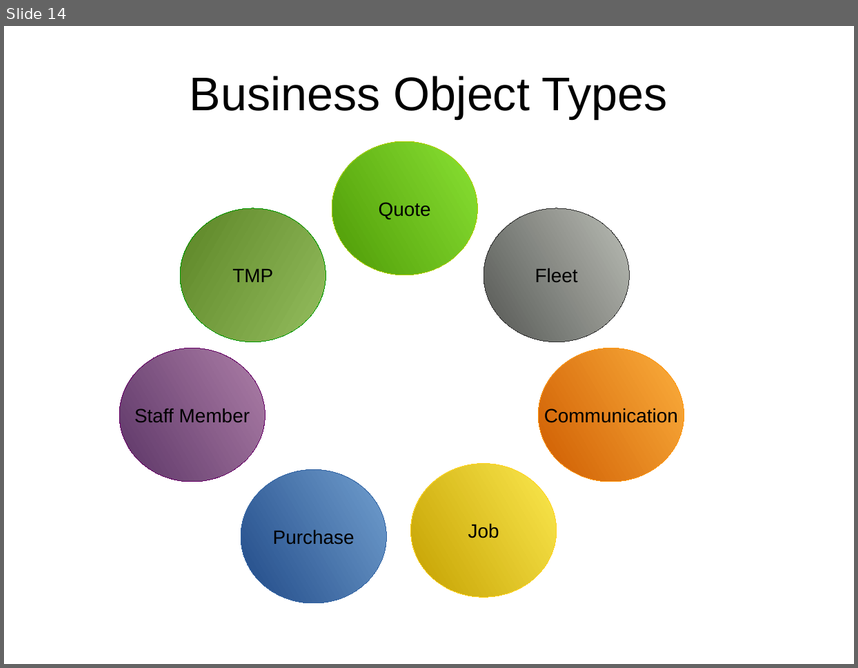
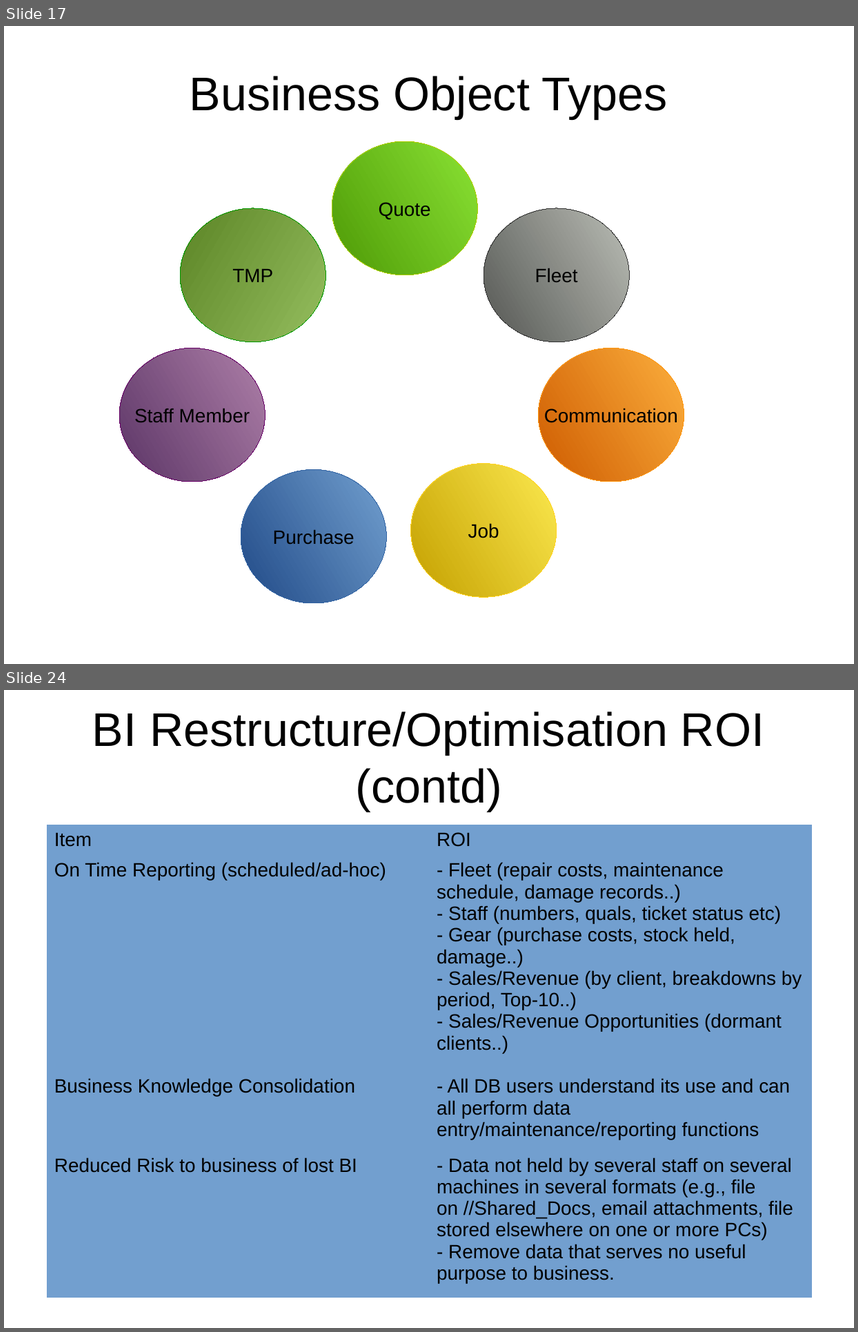
Before and after one commit to monkeysh1ne/TMNZ_Stuff, a slide deck: Workflows BP Models.odp. Shown one above the other, each under a label of ours: slide 14 before the commit, slides 17 and 24 after it; the slides between them are not shown. The pictures are 858x668 and 858x1332 pixels, drawn with LibreOffice and Linux fonts; fonts in the diff are those of the drawing. Boxes give left, top, right and bottom in pixels: in the first picture for what was removed or moved away, otherwise in the second. Text is boxed around its words. In the diff, an @@ line names an element or a change of style, - is before the commit and + after.

Commit message:
Added 'ROI, Title Page, TOC & Introduction' in 'Workflows BP Models' presentation.

```diff
--- a/Workflows BP Models.odp
+++ b/Workflows BP Models.odp
@@ slide 24 added at (x1=4, y1=690, x2=854, y2=1328), background #FFFFFF @@
@@ title added at (x1=92, y1=711, x2=764, y2=811), 44 pt, text #000000 @@
+BI Restructure/Optimisation ROI (contd)
@@ table added at (x1=46, y1=825, x2=812, y2=1285), 4 rows, 2 columns @@
+Item | ROI
+On Time Reporting (scheduled/ad-hoc) | - Fleet (repair costs, maintenance schedule, damage records..) / - Staff (numbers, quals, ticket status etc) / - Gear (purchase costs, stock held, damage..) / - Sales/Revenue (by client, breakdowns by period, Top-10..) / - Sales/Revenue Opportunities (dormant clients..)
+Business Knowledge Consolidation | - All DB users understand its use and can all perform data entry/maintenance/reporting functions
+Reduced Risk to business of lost BI | - Data not held by several staff on several machines in several formats (e.g., file on //Shared_Docs, email attachments, file stored elsewhere on one or more PCs) / - Remove data that serves no useful purpose to business.
@@ what was slide 14 is now slide 17 @@
```
Also in this commit, not shown: 2 slides changed, 8 other slides added, 1 other file.
